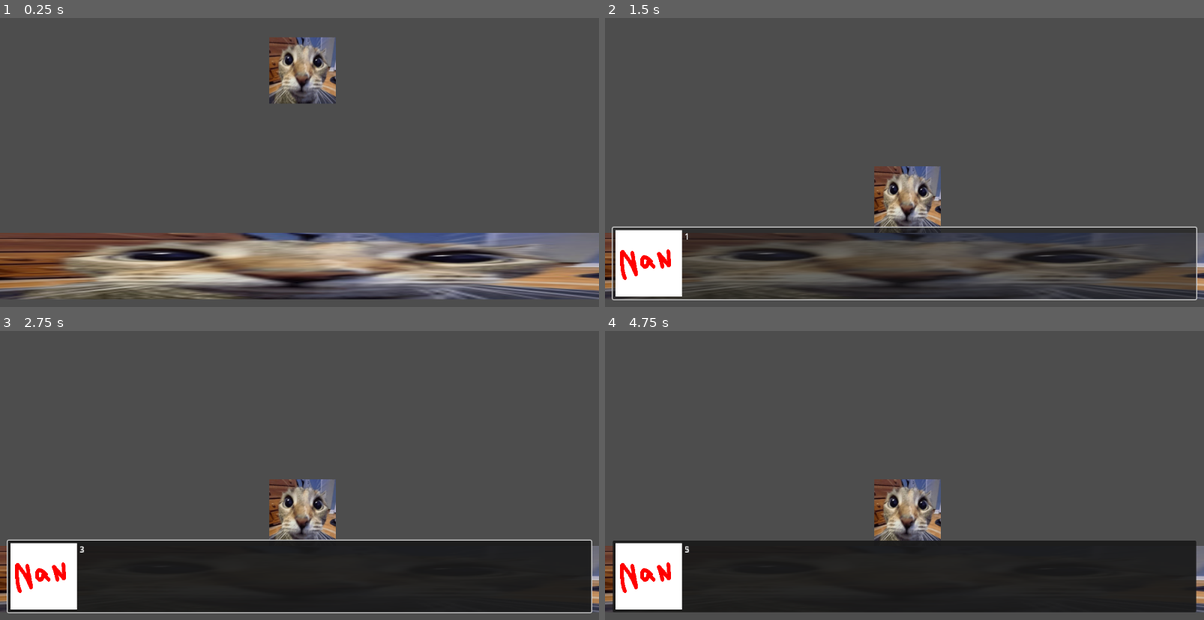
Above: before the commit, frames 1-4 (two rows, left to right).
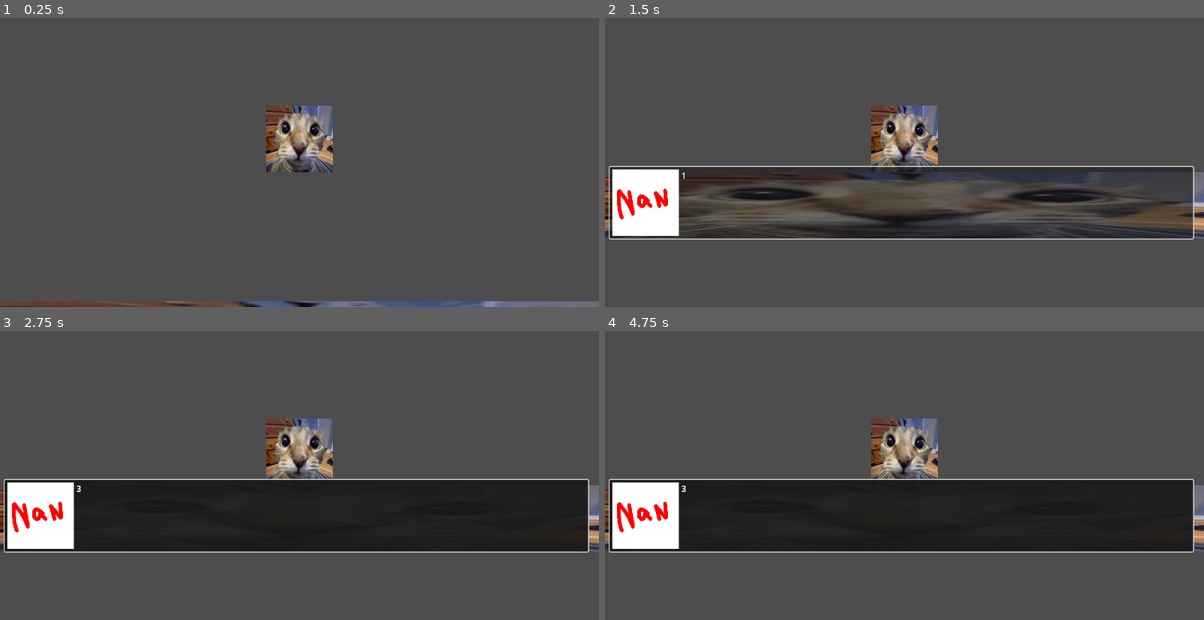
Above: after the commit, the same moments.

Repository: 46768/nsc2025
Game: Godot game, scene res://main.tscn
Two runs of this game, one before a commit and one after it. Both use one fixed random seed, a clock stepped at 60 frames per second and the inputs below.
Inputs (mouse positions are in pixels of both pictures, inside the frame that each line leads up to; where the layout moved, square brackets give the same spot in the first picture):
- Up to frame 1 (0.25 s): no input
- Up to frame 2 (1.5 s): tap Space (KeySpace) at 0.6 s; click (898, 202) [904, 263] at 1.25 s
- Up to frame 3 (2.75 s): click (293, 515) [299, 576] at 2 s
- Up to frame 4 (4.75 s): click (904, 576) at 2.77 s; tap Enter at 3.5 s; tap A (KeyA) at 3.6 s; tap Space (KeySpace) at 3.8, 4.55 s; tap D (KeyD) at 4.35 s

The runs differ from the first frame. In frame 1, 26% of the frame differs, in the area x 0-100%, y 6-100%; in frame 2, 27%; in frame 3, 45%; in frame 4, 45%, in the area x 0-100%, y 30-98%.
Error in both runs: Error connecting to signal: dialogue_closed during await. (res://scripts/core/problem-module/sequence-isa/base.gd:309)

Commit message:
feat: added player class

Diff:
--- a/scenes/Player.tscn
+++ b/scenes/Player.tscn
@@ -8,9 +8,13 @@
 
 [node name="Player" type="CharacterBody2D"]
 script = ExtResource("1_v6fml")
+speed = null
+jump_velocity = null
 
-[node name="Sprite2D" type="Sprite2D" parent="."]
+[node name="Sprite" type="Sprite2D" parent="."]
 texture = ExtResource("2_v6fml")
 
-[node name="CollisionShape2D" type="CollisionShape2D" parent="."]
+[node name="Collision" type="CollisionShape2D" parent="."]
 shape = SubResource("RectangleShape2D_v6fml")
+
+[node name="Camera" type="Camera2D" parent="."]
--- /dev/null
+++ b/scripts/Player/class/player.gd
@@ -0,0 +1,29 @@
+class_name Player
+extends RefCounted
+
+
+var sprite: Sprite2D
+var camera: Camera2D
+
+var available_interactions: Dictionary[Callable, StringName] = {}
+
+
+func _init(isprite: Sprite2D, icamera: Camera2D) -> void:
+	sprite = isprite
+	camera = icamera
+
+
+func add_interaction(keybind: StringName, callback: Callable) -> void:
+	if not available_interactions.has(callback):
+		available_interactions.set(callback, keybind)
+
+func remove_interaction(callback: Callable) -> void:
+	available_interactions.erase(callback)
+
+
+func process_interactions() -> void:
+	for callback: Callable in available_interactions.keys():
+		var keybind: StringName = available_interactions.get(callback, &"")
+		if (InputMap.has_action(keybind)
+		and Input.is_action_just_pressed(keybind)):
+			callback.call()
--- a/scripts/Player/player.gd
+++ b/scripts/Player/player.gd
@@ -1,8 +1,22 @@
 extends CharacterBody2D
 
 
-const SPEED: float = 300.0
-const JUMP_VELOCITY: float = -400.0
+@export var speed: float = 300.0
+@export var jump_velocity: float = 400.0
+
+@onready var sprite: Sprite2D = $Sprite
+@onready var camera: Camera2D = $Camera
+
+var player: Player
+
+
+func _ready() -> void:
+	player = Player.new(sprite, camera)
+	Globals.player = player
+
+
+func _process(_delta: float) -> void:
+	player.process_interactions()
 
 
 func _physics_process(delta: float) -> void:
@@ -12,14 +26,14 @@
 
 	# Handle jump.
 	if Input.is_action_just_pressed("KeySpace") and is_on_floor():
-		velocity.y = JUMP_VELOCITY
+		velocity.y = -jump_velocity
 
 	# Get the input direction and handle the movement/deceleration.
 	# As good practice, you should replace UI actions with custom gameplay actions.
 	var direction: float = Input.get_axis("KeyA", "KeyD")
 	if direction:
-		velocity.x = direction * SPEED
+		velocity.x = direction * speed
 	else:
-		velocity.x = move_toward(velocity.x, 0, SPEED)
+		velocity.x = move_toward(velocity.x, 0, speed)
 
 	move_and_slide()
--- a/scripts/core/autoloads/globals.gd
+++ b/scripts/core/autoloads/globals.gd
@@ -6,6 +6,7 @@
 
 var main: Node2D = null
 var ide: Control = null
+var player: Player = null
 
 
 func _ready() -> void:
--- a/scripts/core/problem-module/sequence-dsl/assembler.gd
+++ b/scripts/core/problem-module/sequence-dsl/assembler.gd
@@ -175,7 +175,6 @@
 			continue
 
 		var tokenized_line: Array = SequenceDSL.tokenize(line)
-		print(tokenized_line)
 
 		# Global label
 		if line.ends_with(":"):
@@ -192,7 +191,6 @@
 
 		# Loops through each tokens, replace the tokens with parsed operand
 		for j: int in range(1, len(tokenized_line)):
-			print(j)
 			var parsed_operand: Variant = SequenceDSL.parse_operand(
 					tokenized_line[j], rom, label_map, label_global,
 					label_offset)
Not shown: 1 places in scenes/IDE.tscn that only renumber resources
Not shown, added: scripts/Player/class/player.gd.uid
